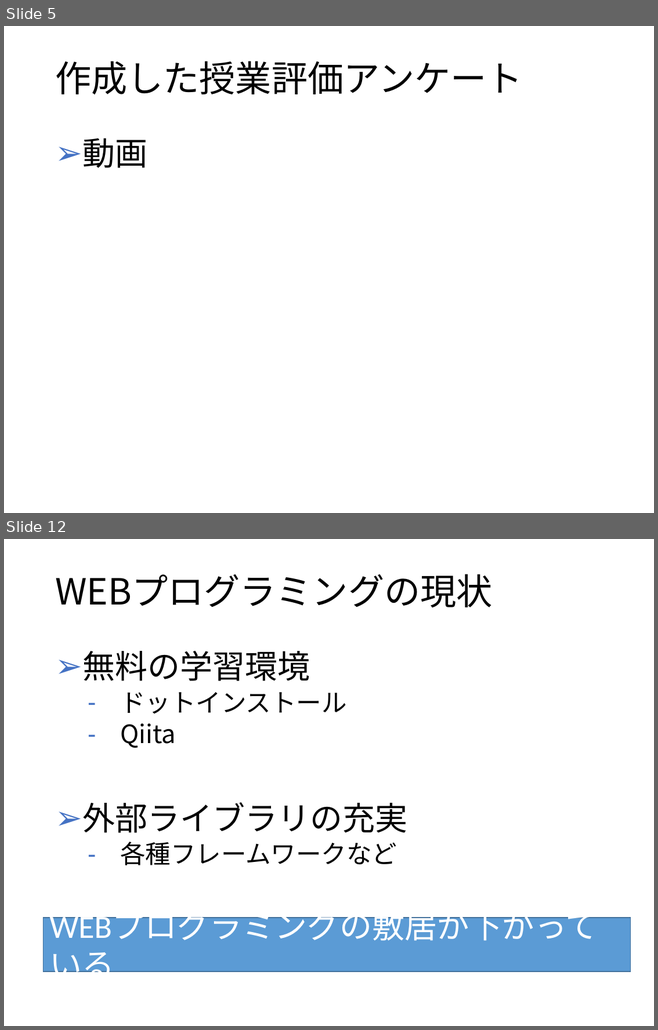
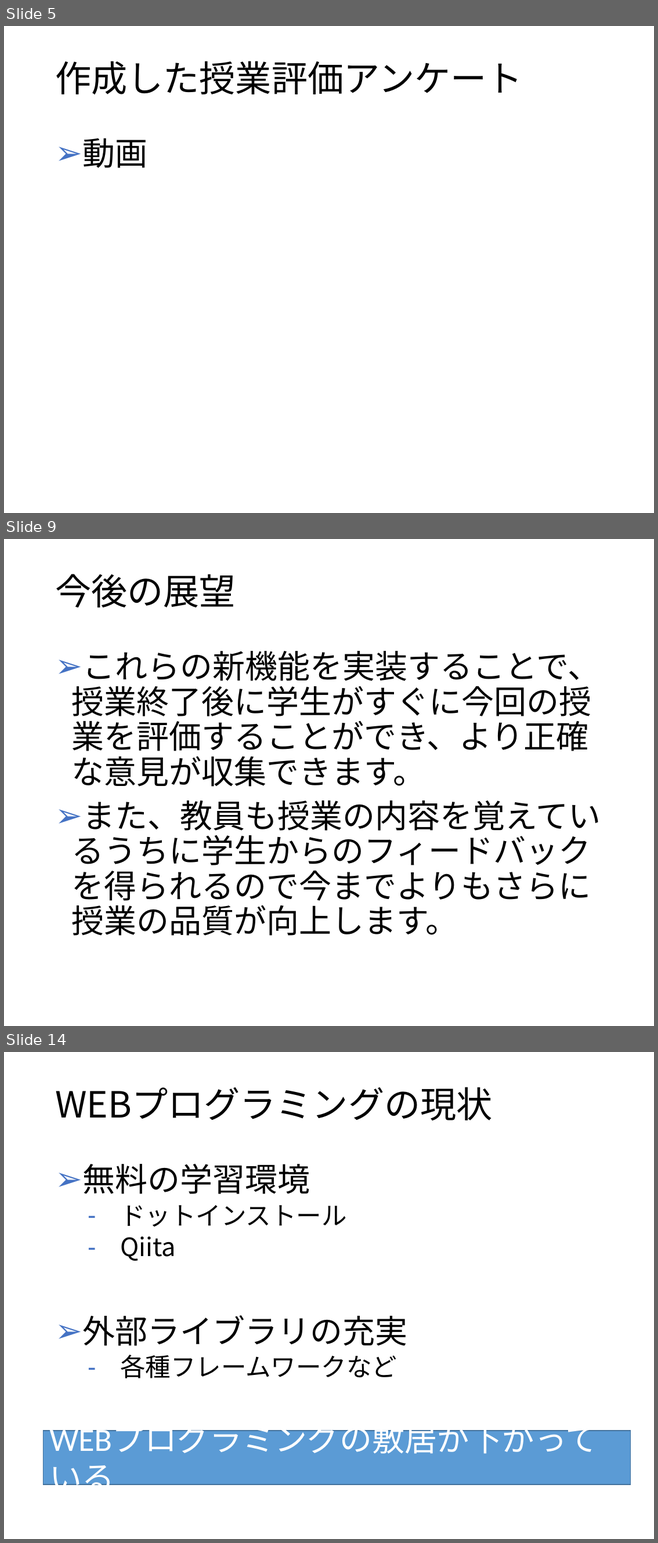
Before and after one commit to kazuwo/kosen-graduation-thesis, a slide deck: 卒業研究発表スライド.pptx. Shown one above the other, each under a label of ours: slides 5 and 12 before the commit, slides 5, 9 and 14 after it; the slides between them are not shown. The pictures are 658x1030 and 658x1543 pixels, drawn with LibreOffice and Linux fonts; fonts in the diff are those of the drawing. Boxes give left, top, right and bottom in pixels: in the first picture for what was removed or moved away, otherwise in the second. Text is boxed around its words. In the diff, an @@ line names an element or a change of style, - is before the commit and + after.

```diff
--- a/卒業研究発表スライド.pptx
+++ b/卒業研究発表スライド.pptx
@@ slide 9 added at (4,539,654,1026), background #FFFFFF @@
@@ title added at (55,574,235,607), 40 pt, text #000000 @@
+今後の展望
@@ text added at (71,651,600,936), 36 pt, text #000000 @@
+➢ これらの新機能を実装することで、授業終了後に学生がすぐに今回の授業を評価することができ、より正確な意見が収集できます。
+➢ また、教員も授業の内容を覚えているうちに学生からのフィードバックを得られるので今までよりもさらに授業の品質が向上します。
@@ what was slide 12 is now slide 14 @@
```
Also in this commit, not shown: 5 slides changed, 1 other slide added.
